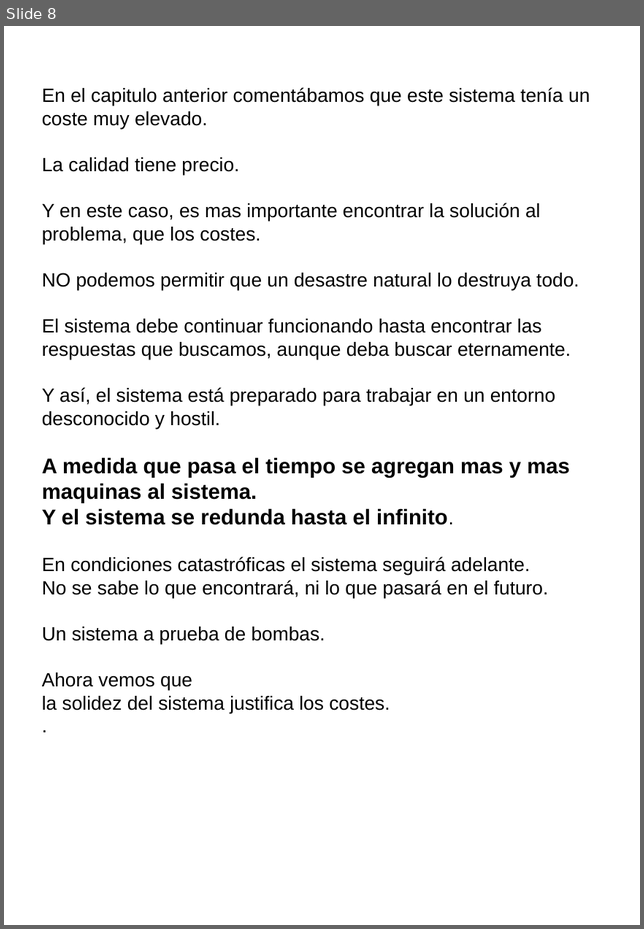
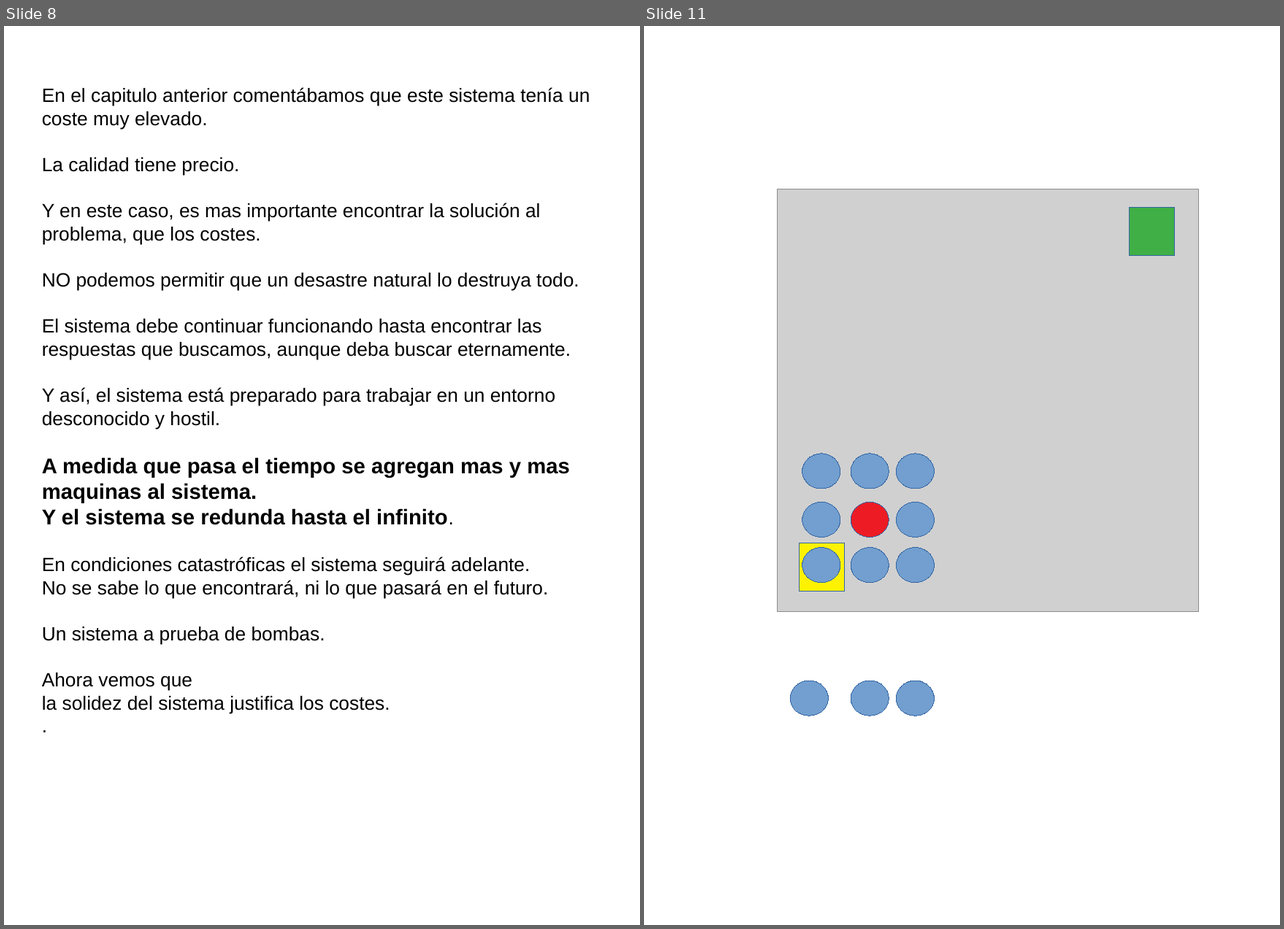
Before and after one commit to fabhrius/La-Cosa, a slide deck: capitulos/9 - Redundancia/cap3 - Redundancia.odp. Shown side by side, each under a label of ours: slide 8 before the commit, slides 8 and 11 after it; the slides between them are not shown. The pictures are 644x929 and 1284x929 pixels, drawn with LibreOffice and Linux fonts; fonts in the diff are those of the drawing; grey boxes stand for pictures. Boxes give left, top, right and bottom in pixels: in the first picture for what was removed or moved away, otherwise in the second. Text is boxed around its words. In the diff, an @@ line names an element or a change of style, - is before the commit and + after.

```diff
--- a/capitulos/9 - Redundancia/cap3 - Redundancia.odp
+++ b/capitulos/9 - Redundancia/cap3 - Redundancia.odp
@@ slide 11 added at (644, 26, 1280, 925), background #FFFFFF @@
@@ picture added at (777, 189, 1198, 611) @@
@@ rectangle added at (1129, 208, 1175, 256), fill #3FAF46, outline #3465A4 0 pt @@
@@ ellipse added at (802, 454, 840, 489), fill #729FCF, outline #3465A4 0 pt @@
@@ ellipse added at (851, 454, 889, 489), fill #729FCF, outline #3465A4 0 pt @@
@@ ellipse added at (896, 454, 934, 489), fill #729FCF, outline #3465A4 0 pt @@
@@ ellipse added at (802, 502, 840, 537), fill #729FCF, outline #3465A4 0 pt @@
@@ ellipse added at (851, 502, 889, 537), fill #ED1C24, outline #3465A4 0 pt @@
@@ ellipse added at (896, 502, 934, 537), fill #729FCF, outline #3465A4 0 pt @@
@@ rectangle added at (799, 544, 845, 592), fill #FFF200, outline #3465A4 0 pt @@
@@ ellipse added at (802, 547, 840, 583), fill #729FCF, outline #3465A4 0 pt @@
@@ ellipse added at (851, 547, 889, 583), fill #729FCF, outline #3465A4 0 pt @@
@@ ellipse added at (896, 547, 934, 583), fill #729FCF, outline #3465A4 0 pt @@
@@ ellipse added at (790, 680, 828, 716), fill #729FCF, outline #3465A4 0 pt @@
@@ ellipse added at (851, 680, 889, 716), fill #729FCF, outline #3465A4 0 pt @@
@@ ellipse added at (896, 680, 934, 716), fill #729FCF, outline #3465A4 0 pt @@
```
Also in this commit, not shown: 5 other slides added, 1 other file.
